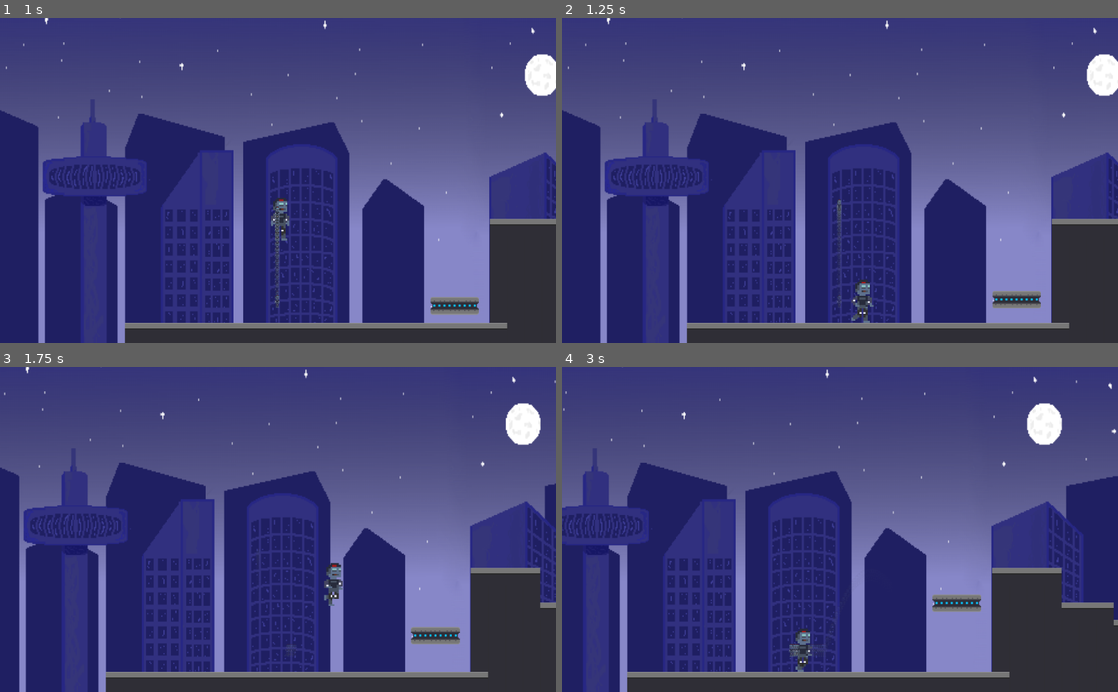
Above: before the commit, frames 1-4 (two rows, left to right).
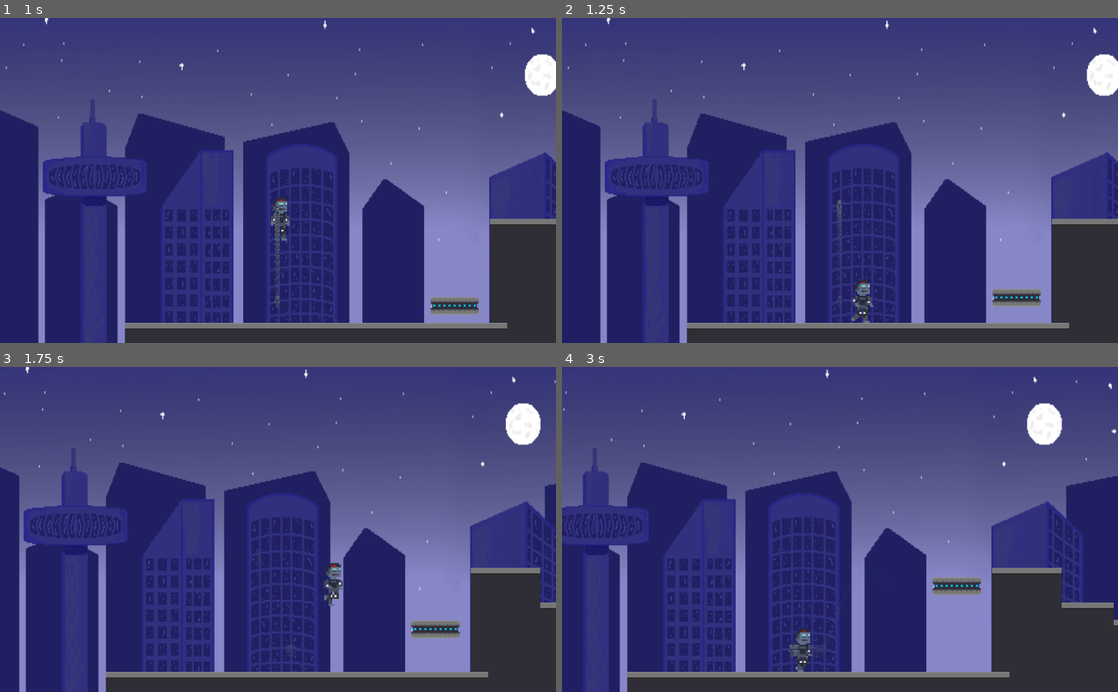
Above: after the commit, the same moments.

Repository: 2023M1T9-Inteli/grupo2
Game: Godot game, scene res://Cenas/Cena2.tscn
Two runs of this game, one before a commit and one after it. Both use one fixed random seed, a clock stepped at 60 frames per second and the inputs below. This scene is started directly instead of the project's main scene.
Inputs:
- Up to frame 1 (1 s): hold Right (ui_right) from 0.53 s (still down); hold Space (ui_space) from 0.53 s (still down); tap Up (ui_up) at 0.77 s
- Up to frame 2 (1.25 s): keep holding Right (ui_right); keep holding Space (ui_space)
- Up to frame 3 (1.75 s): keep holding Right (ui_right); release Space (ui_space) at 1.28 s; tap Space (ui_space) at 1.35 s; tap Up (ui_up) at 1.52 s
- Up to frame 4 (3 s): release Right (ui_right) at 2.03 s; hold Left (ui_left) 2.03-2.78 s; hold Space (ui_space) 2.03-2.78 s; hold Right (ui_right) from 2.78 s (still down); tap Space (ui_space) at 2.85 s

Frame 1 is identical in both runs. In frame 2, 0.3% of the frame differs, in the area x 77-87%, y 83-90%; in frame 3, 0.6%; in frame 4, 0.9%, in the area x 66-76%, y 64-76%.

Commit message:
comentario (rewind e plataformas)

Diff:
--- a/Game Mario/Script/Player (2).gd
+++ b/Game Mario/Script/Player (2).gd
@@ -1,23 +1,23 @@
 extends KinematicBody2D
 
-const UP = Vector2(0,-1)
-const GRAVITY = 40 # dobrou o valor antes era 20
-var SPEED = 250
-var JUMP_HEIGHT = -800 # antes era 550
+const CIMA = Vector2(0,-1)
+const GRAVIDADE = 40
+var VELOCIDADE = 250
+var JUMP_HEIGHT = -800
 
 var motion = Vector2() # vai passar duas variaveis x e y.
 
 onready var ani = $Sprite
 
-var recorded_data = [] # this is our array we update when moving, check when recording
-var is_rewinding = false # we'll use this to disable this object when true. so we can add recorded data to it
-var rewind_length = (60 * 3) # 180 this is 3seconds running at 60fps
-var rewind_ghost = load("res://Cenas/rewind_ghost.tscn") # direct to a sprite we'll use as a ghost
+var recorded_data = []  #array que atualiza quando personagem se move
+var is_rewinding = false #bool para indicar se função de rebobinar está ativa ou inativa
+var rewind_length = (60 * 3) #3 segundos
+var rewind_ghost = load("res://Cenas/rewind_ghost.tscn")  #direcionar ao sprite que está rebobinando para mostrar seu rastro na tela
 
 #aciona os processos físico do personagem, ou seja, a movimentação de andar para os lados e pular. Além de conter a gravdidade para queda da personagem
 func _physics_process(delta):
-	handle_rewind_function()
-	motion.y += GRAVITY
+	handle_rewind_function() #funcão de rebobinar
+	motion.y += GRAVIDADE
 	player_movement()
 
 	if is_on_floor(): # AVISO do que falta: colcoar imagme do pulo quando tiver pronta
@@ -25,35 +25,36 @@
 		if Input.is_action_pressed("ui_up"):
 			motion.y = JUMP_HEIGHT
 
-	motion = move_and_slide(motion, UP)
+	motion = move_and_slide(motion, CIMA)
 
 
-
+#função para fazer o personagem voltar no tempo (rebobinar)
 func handle_rewind_function():
 	var ani_number = ani.get_index()
 	var dir_number = 0
 
-	if(Input.is_action_pressed("ui_space")): # DO REWIND
+	if(Input.is_action_pressed("ui_space")): #se a tecla "espaço for apertada, a ação do personagem é rebobinada
 		is_rewinding = true
 		if(recorded_data.size() > 0):
 			var current_frame = recorded_data[0]
 
-			#Set our values to the first frame of the array
+			#Definir a animação/posição/direção de nossos objetos
 			if(current_frame != null):
 				ani.animation = current_frame[0]
 				global_position = current_frame[1]
 				ani.flip_h = current_frame[2]
 
+				#definir as propriedades do efeito fantasma do personagem
 				var ghost : Sprite = rewind_ghost.instance()
 				ghost.texture = ani.frames.get_frame(ani.animation,ani.frame)
 				ghost.global_position = global_position
 				ghost.flip_h = ani.flip_h
 				get_parent().add_child(ghost)
 
-			#remove thet first frame as we've just used it
+			#remove o frame atual para não repetir
 			recorded_data.pop_front()
 
-	else: # WE are recording
+	else: #salvar os dados da posição do personagem
 		is_rewinding = false
 
 		if(ani.flip_h):
@@ -62,17 +63,17 @@
 			dir_number = 0
 
 		recorded_data.push_front([ani.animation,global_position,ani.flip_h])
-		if(recorded_data.size() > rewind_length): #our record is longer than 3 secs, remove last frame
+		if(recorded_data.size() > rewind_length): #eliminar dados com mais de 3 segundos
 			recorded_data.pop_back()
 
 #movimentos da personagem principal(Player), como andar para os lados e pular
 func player_movement():
 	if Input.is_action_pressed("ui_right"):
-		motion.x = SPEED
+		motion.x = VELOCIDADE
 		$Sprite.play("Run")
 		$Sprite.flip_h = false
 	elif Input.is_action_pressed("ui_left"):
-		motion.x = -SPEED
+		motion.x = -VELOCIDADE
 		$Sprite.play("Run")
 		$Sprite.flip_h = true
 	else:
--- a/Game Mario/Script/Player.gd
+++ b/Game Mario/Script/Player.gd
@@ -1,22 +1,22 @@
 extends KinematicBody2D
 
-const UP = Vector2(0,-1)
-const GRAVITY = 40 # dobrou o valor antes era 20
-var SPEED = 250
-var JUMP_HEIGHT = -800 # antes era 550
+const CIMA = Vector2(0,-1)
+const GRAVIDADE = 40
+var VELOCIDADE = 250
+var JUMP_HEIGHT = -800
 
 var motion = Vector2() # vai passar duas variaveis x e y.
 #aciona os processos físico do personagem, ou seja, a movimentação de andar para os lados e pular. Além de conter a gravdidade para queda da personagem
 func _physics_process(delta):
 
-	motion.y += GRAVITY
+	motion.y += GRAVIDADE
 
 	if Input.is_action_pressed("ui_right"):
-		motion.x = SPEED
+		motion.x = VELOCIDADE
 		$Sprite.play("Run")
 		$Sprite.flip_h = false
 	elif Input.is_action_pressed("ui_left"):
-		motion.x = -SPEED
+		motion.x = -VELOCIDADE
 		$Sprite.play("Run")
 		$Sprite.flip_h = true
 	else:
@@ -28,7 +28,7 @@
 		if Input.is_action_pressed("ui_up"):
 			motion.y = JUMP_HEIGHT
 
-	motion = move_and_slide(motion, UP)
+	motion = move_and_slide(motion, CIMA)
 
 
 func _on_pes_body_entered(body):
--- a/Game Mario/Script/plataforma_movel.gd
+++ b/Game Mario/Script/plataforma_movel.gd
@@ -1,25 +1,35 @@
 extends Node2D
 
-onready var platform = $moving_platform
+onready var platform = $moving_platform #define plataforma
 onready var tween = $Tween
 
-export var speed = 3.0
-export var horizontal  = true
-export var distance  = 192
-var move_direction
-var duration
 
-const WAIT_DURATION = 1
+export var vertical  = true #define a condição de movimento
+export var distancia  = 192 #define a distância que a plataforma vai se mover
+var move_direction #direção da plataforma
+var duration = 3#duração do movimento
 
+const WAIT_DURATION = 1 #duração do delay da plataforma
+
+#chama a função _start_tween()
 func _ready():
 	_start_tween()
 
+#define as propriedades de moviemento da plataforma
 func _start_tween():
-	if horizontal:
-		move_direction = Vector2.UP * distance
-	else:
-		Vector2.DOWN * distance
-	duration = move_direction.length() / float(speed * 16)
+
+	if vertical: #move a plataforma para cima
+		move_direction = Vector2.UP * distancia
+
+	#faz a plataforma se movimentar. Realiza a interpolação dos frames na animação do movimento da plataforma, nos seguintes parâmetros:
+	#-objeto a ser animado
+	#-parâmentro a ser modificado na animação
+	#-parâmentro inicial
+	#-parâmetro final
+	#-duração
+	#-tipo de transição
+	#suavização do movimento
+	#-delay
 	tween.interpolate_property(
 		platform,"position", Vector2.ZERO,move_direction,duration,
 		Tween.TRANS_LINEAR,Tween.EASE_IN_OUT,WAIT_DURATION
--- a/Game Mario/Script/plataforma_movel2.gd
+++ b/Game Mario/Script/plataforma_movel2.gd
@@ -1,33 +1,42 @@
 extends Node2D
 
-onready var platform = $moving_platform
+onready var platform = $moving_platform #define plataforma
 onready var tween = $Tween
 
-export var speed = 3.0
-export var horizontal  = true
-export var distance  = 192
-var move_direction
-var duration
 
-const WAIT_DURATION = 1
+export var horizontal  = true #define a condição de movimento
+export var distancia  = 192 #define a distância que a plataforma vai se mover
+var move_direction #direção da plataforma
+var duration = 3#duração do movimento
 
+const WAIT_DURATION = 1 #duração do delay da plataforma
+
+#chama a função _start_tween()
 func _ready():
 	_start_tween()
 
+#define as propriedades de moviemento da plataforma
 func _start_tween():
-	if horizontal:
-		move_direction = Vector2.RIGHT * distance
-	else:
-		Vector2.LEFT * distance
-	duration = move_direction.length() / float(speed*16)
+	if horizontal:  #move a plataforma para cima
+		move_direction = Vector2.RIGHT * distancia
+
+	#faz a plataforma se movimentar. Realiza a interpolação dos frames na animação do movimento da plataforma, nos seguintes parâmetros:
+	#-objeto a ser animado
+	#-parâmentro a ser modificado na animação
+	#-parâmentro inicial
+	#-parâmetro final
+	#-duração
+	#-tipo de transição
+	#suavização do movimento
+	#-delay
 	tween.interpolate_property(
 		platform,"position", Vector2.ZERO,move_direction,duration,
 		Tween.TRANS_LINEAR,Tween.EASE_IN_OUT,WAIT_DURATION
 	)
-
+	#realiza a mesma função do anterior, porém para voltar
 	tween.interpolate_property(
 		platform,"position", move_direction,Vector2.ZERO,duration,
 		Tween.TRANS_LINEAR,Tween.EASE_IN_OUT,duration + WAIT_DURATION *2
 	)
-
+	#inicia a animação
 	tween.start()
--- a/Game Mario/Script/rewind.gd
+++ b/Game Mario/Script/rewind.gd
@@ -1,18 +1,21 @@
 extends Node
 
-var is_rewinding = false
-var rewind_length = (60 * 3)
-var count = 0;
-var DATA = []
-var rewind_objects
+var is_rewinding = false #indica se o jogo está sendo rebobinado no momento
+var rewind_length = (60 * 3) #3 segundos de duração
+var count = 0; #contador
+var DATA = [] #lista vazia que será usada para armazenar os dados de rebobinamento para cada objeto no grupo "rewind"
+var rewind_objects # lista de todos os objetos na cena que pertencem ao grupo "rewind"
 
-var rewind_ghost = load("res://Cenas/rewind_ghost.tscn")
+var rewind_ghost = load("res://Cenas/rewind_ghost.tscn") #cena que será usada para criar efeitos visuais durante o rebobinamento.
 
+#inicializa a lista DATA com uma lista para cada objeto em rewind_objects
 func _ready():
 	rewind_objects = get_tree().get_nodes_in_group("rewind")
 	for mem in rewind_objects:
 		DATA.push_back([mem.name])
 
+
+#se apertado a tecla "espaço", o rebobinamento é acionado
 func handle_rewind_objects():
 	if(Input.is_action_pressed("ui_space")):
 		is_rewinding = true
@@ -22,32 +25,34 @@
 				var current_frame = data[0]
 				var ani = mem.get_node("Sprite")
 
-				#Set our objects animation/position/direciton
+				#Definir a animação/posição/direção de nossos objetos
 				ani.animation = current_frame[0]
 				mem.global_position = current_frame[1]
 				ani.flip_h = current_frame[1]
 
-				#Do the ghost functionality
+				#efeito fantasma do sprite (fade-out)
 				var ghost : Sprite = rewind_ghost.instance()
 				ghost.texture = ani.frames.get_frame(ani.animation,ani.frame)
 				ghost.global_position = mem.global_position
 				ghost.flip_h = ani.flip_h
 				get_parent().add_child(ghost)
 
-				#remove thet first frame as we've just used it
+				#remove o primeiro frame ja que acabamos de usá-lo
 				data.pop_front()
 				count += 1
 		count = 0
-	else:# Record all objects in our rewind group
+	else:#grava os dados para o rebobinamento
 		is_rewinding = false
 		for mem in rewind_objects:
 			var data = DATA[count]
 			var ani = mem.get_node("Sprite")
 			data.push_front([ani.animation,mem.global_position,ani.flip_h])
 			count += 1
-			if(data.size() > rewind_length): #our record is longer than 3 secs, remove last frame
+			if(data.size() > rewind_length): #se o registro tiver mais de 3 segundos, remova o último quadro
 				data.pop_back()
 		count = 0
 		pass
+
+# chama handle_rewind_objects() a cada quadro.
 func _physics_process(delta):
 	handle_rewind_objects()
--- a/Game Mario/Script/rewind_ghost.gd
+++ b/Game Mario/Script/rewind_ghost.gd
@@ -1,6 +1,7 @@
 extends Sprite
 
+#função para fazer um fade-out para um sprite
 func _physics_process(delta):
-	modulate.a = lerp(modulate.a,0,0.08)
-	if (modulate.a < 0.01):
+	modulate.a = lerp(modulate.a,0,0.08) #controla a transparência do sprite. neste caso estamos diminuindo gradualmente o valor alpha usando a função "lerp"
+	if (modulate.a < 0.01): #se for menor que 0, o sprite é destruído pela função "queue.free()
 		queue_free()
Not shown, changed: .DS_Store
Not shown, changed: Game Mario/.DS_Store
Not shown, added: Game Mario/Script/.DS_Store
